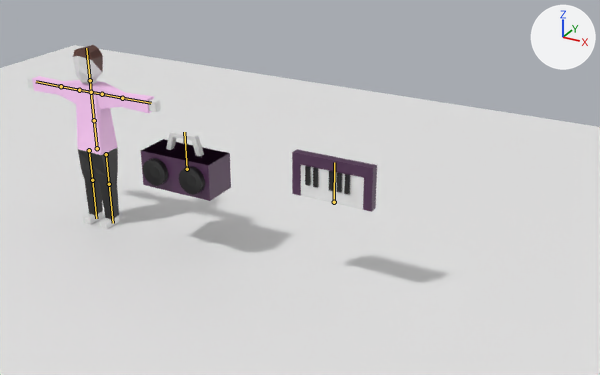
Two versions of the Blender file mdlsrc/tanner.blend, one commit apart.
Camera for both pictures: a 50 mm lens placed at (15.08, -15.97, 10.34), pointed at (5.89, 0.75, 1.98). The axes (+X, +Y, +Z) are drawn at upper right. The lights are the same throughout. The bones that bend it are drawn over the model as lines.
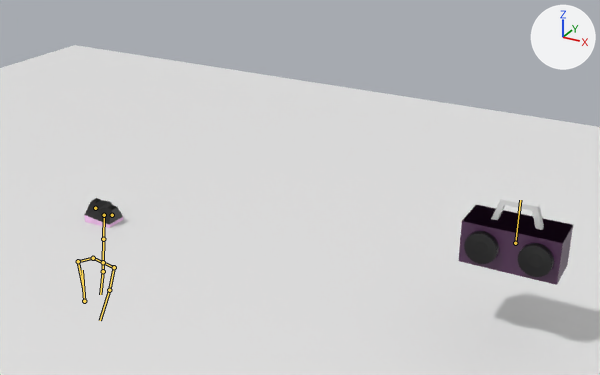
The newer file adds an action. The first version stands in its rest pose; the second is drawn at frame 34 of the action 'success'.

Changed parts and their boxes [x1, y1, x2, y2] in the pictures (600 x 375 px):
```json
{"object": "Cube", "change": "posed", "before": [27, 45, 377, 229], "after": [84, 197, 573, 285]}
{"bone": "root", "before": "(97, 148) to (94, 120)", "after": "(104, 215) to (103, 239)"}
{"bone": "head", "before": "(90, 80) to (86, 48)", "after": "(103, 271) to (100, 294)"}
{"bone": "rarm1", "before": "(102, 94) to (122, 98)", "after": "(93, 258) to (78, 261)"}
{"bone": "rarm2", "before": "(122, 98) to (151, 103)", "after": "(78, 261) to (83, 288)"}
{"bone": "larm1", "before": "(79, 90) to (61, 86)", "after": "(114, 267) to (109, 290)"}
{"bone": "larm2", "before": "(61, 86) to (36, 81)", "after": "(109, 290) to (100, 320)"}
{"bone": "lthigh", "before": "(106, 154) to (109, 184)", "after": "(95, 208) to (95, 208)"}
{"bone": "rthigh", "before": "(89, 150) to (92, 180)", "after": "(112, 215) to (112, 215)"}
{"bone": "boombox", "before": "(187, 169) to (184, 132)", "after": "(515, 243) to (520, 200)"}
{"bone": "piano", "before": "(334, 202) to (334, 162)", "after": "(84, 301) to (82, 270)"}
```

Scene script edits in JSON lines:
```json
{"block": "bone_root", "where": "bone_root = bpy.data.objects['Armature'].pose.bones['root']"}
{"op": "set", "path": "bone_root.location", "old": "(0.0, 0.0, 0.0)", "new": "(0.0, -2.0, 0.0)"}
{"op": "set", "path": "bone_root.rotation_quaternion", "old": "(1.0, 0.0, 0.0, 0.0)", "new": "(0.069, 0.0, 0.0, 0.998)", "note": "degrees (0, 0, 0) -> degrees (0, 0, 172)"}
{"block": "bone_head", "where": "bone_head = bpy.data.objects['Armature'].pose.bones['head']  # child of 'neck'"}
{"op": "set", "path": "bone_head.rotation_quaternion", "old": "(1.0, 0.0, 0.0, 0.0)", "new": "(0.998, -0.005, -0.014, -0.057)", "note": "degrees (0, 0, 0) -> degrees (0, -2, -7)"}
{"block": "bone_rarm1", "where": "bone_rarm1 = bpy.data.objects['Armature'].pose.bones['rarm1']  # child of 'lshoulder'"}
{"op": "set", "path": "bone_rarm1.rotation_quaternion", "old": "(1.0, 0.0, 0.0, 0.0)", "new": "(0.962, -0.003, -0.004, 0.273)", "note": "degrees (0, 0, 0) -> degrees (0, 0, 32)"}
{"block": "bone_rarm2", "where": "bone_rarm2 = bpy.data.objects['Armature'].pose.bones['rarm2']  # child of 'rarm1'"}
{"op": "set", "path": "bone_rarm2.rotation_quaternion", "old": "(1.0, 0.0, 0.0, 0.0)", "new": "(0.815, 0.002, -0.003, 0.58)", "note": "degrees (0, 0, 0) -> degrees (0, 0, 71)"}
{"block": "bone_larm1", "where": "bone_larm1 = bpy.data.objects['Armature'].pose.bones['larm1']  # child of 'rshoulder'"}
{"op": "set", "path": "bone_larm1.rotation_quaternion", "old": "(1.0, 0.0, 0.0, 0.0)", "new": "(0.701, 0.042, -0.251, -0.667)", "note": "degrees (0, 0, 0) -> degrees (24, -17, -91)"}
{"block": "bone_larm2", "where": "bone_larm2 = bpy.data.objects['Armature'].pose.bones['larm2']  # child of 'larm1'"}
{"op": "set", "path": "bone_larm2.rotation_quaternion", "old": "(1.0, 0.0, 0.0, 0.0)", "new": "(0.974, 0.067, 0.215, -0.024)", "note": "degrees (0, 0, 0) -> degrees (8, 25, -1)"}
{"block": "bone_lthigh", "where": "bone_lthigh = bpy.data.objects['Armature'].pose.bones['lthigh']  # child of 'root'"}
{"op": "set", "path": "bone_lthigh.scale", "old": "(1.0, 1.0, 1.0)", "new": "(0.0, 0.0, 0.0)"}
{"block": "bone_rthigh", "where": "bone_rthigh = bpy.data.objects['Armature'].pose.bones['rthigh']  # child of 'root'"}
{"op": "set", "path": "bone_rthigh.scale", "old": "(1.0, 1.0, 1.0)", "new": "(0.0, 0.0, 0.0)"}
{"block": "bone_boombox", "where": "bone_boombox = bpy.data.objects['Armature'].pose.bones['boombox']"}
{"op": "set", "path": "bone_boombox.location", "old": "(0.0, 0.0, 0.0)", "new": "(8.52, 0.0, 0.0)"}
{"block": "bone_piano", "where": "bone_piano = bpy.data.objects['Armature'].pose.bones['piano']"}
{"op": "set", "path": "bone_piano.location", "old": "(0.0, 0.0, 0.0)", "new": "(-8.2, -5.01, 0.17)"}
{"op": "set", "path": "bone_piano.rotation_quaternion", "old": "(1.0, 0.0, 0.0, 0.0)", "new": "(0.717, -0.054, 0.694, -0.013)", "note": "degrees (0, 0, 0) -> degrees (-73, 84, -70)"}
```
